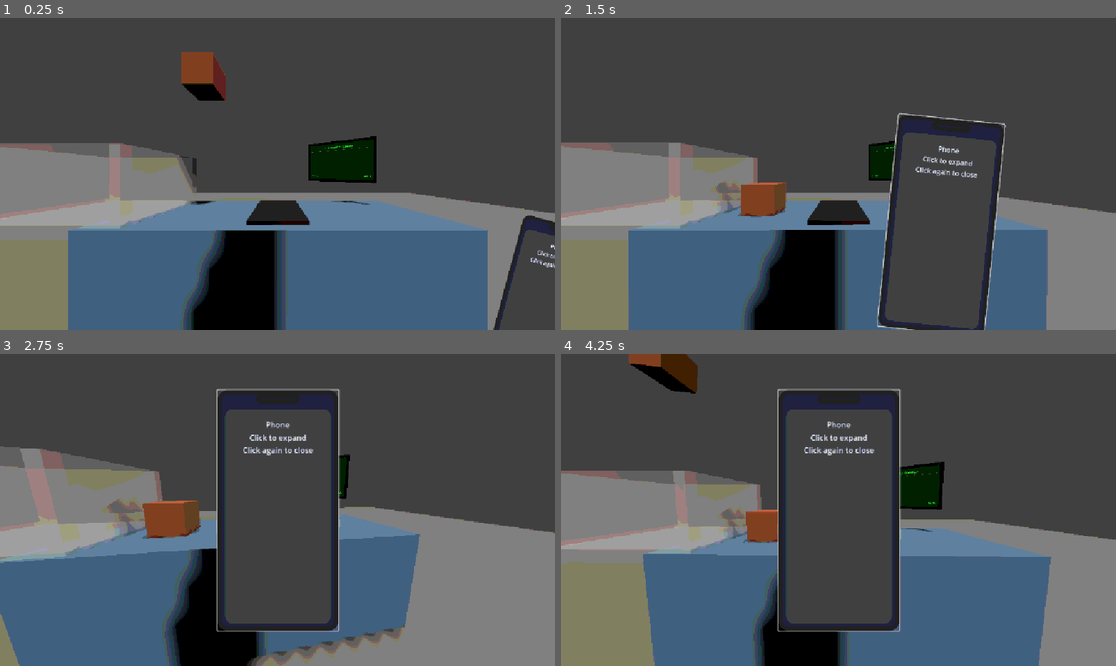
Above: before the commit, frames 1-4 (two rows, left to right).
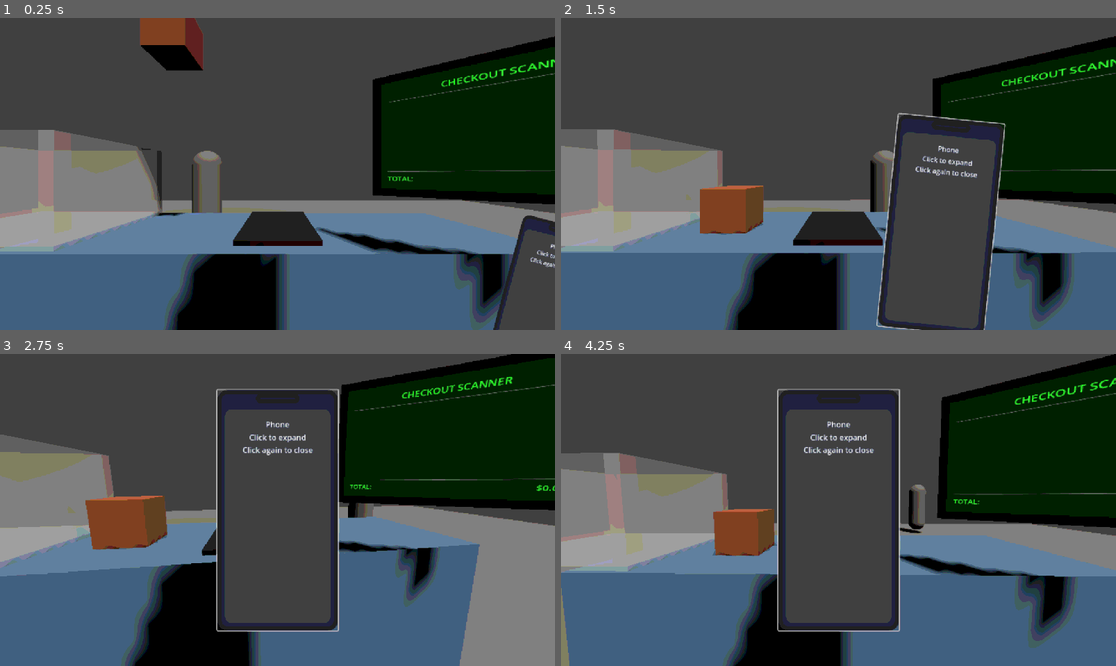
Above: after the commit, the same moments.

Repository: Filkspline/LastShift
Game: Godot game, scene res://scenes/testmain.tscn
Two runs of this game, one before a commit and one after it. Both use one fixed random seed, a clock stepped at 60 frames per second and the inputs below.
Inputs (mouse positions are in pixels of both pictures, inside the frame that each line leads up to):
- Up to frame 1 (0.25 s): no input
- Up to frame 2 (1.5 s): click (1104, 305) at 0.5 s; click (838, 174) at 1.25 s
- Up to frame 3 (2.75 s): click (543, 641) at 2 s
- Up to frame 4 (4.25 s): tap Enter at 2.75, 3.5 s; move the mouse to (960, 494) at 2.77 s; click (960, 494) at 2.92 s; drag from (727, 525) to (810, 572) at 3.52 s

The runs differ from the first frame. In frame 1, 41% of the frame differs, in the area x 0-100%, y 0-100%; in frame 2, 36%; in frame 3, 40%; in frame 4, 41%.

Commit message:
added mini npc

Diff:
--- /dev/null
+++ b/last-shift-ver-1/scenes/customer.tscn
@@ -0,0 +1,34 @@
+[gd_scene load_steps=5 format=3 uid="uid://xjr0nh2sc80d"]
+
+[ext_resource type="Script" uid="uid://cf8c62s82kock" path="res://scripts/ai_customer.gd" id="1_customer"]
+
+[sub_resource type="Curve3D" id="Curve3D_path"]
+_data = {
+"points": PackedVector3Array(0, 0, 0, 0, 0, 0, 0, 0, 0, 0, 0, 0, 0, 0, 0, 0, 0, 5, 0, 0, 0, 0, 0, 0, 5, 0, 5, 0, 0, 0, 0, 0, 0, 5, 0, 0),
+"tilts": PackedFloat32Array(0, 0, 0, 0)
+}
+point_count = 4
+
+[sub_resource type="CapsuleMesh" id="CapsuleMesh_customer"]
+radius = 0.3
+height = 1.8
+
+[sub_resource type="CapsuleShape3D" id="CapsuleShape_customer"]
+radius = 0.3
+height = 1.8
+
+[node name="CustomerPath" type="Path3D"]
+curve = SubResource("Curve3D_path")
+
+[node name="PathFollow3D" type="PathFollow3D" parent="."]
+transform = Transform3D(-1, 0, -8.742278e-08, 0, 1, 0, 8.742278e-08, 0, -1, 0, 0, 0)
+rotation_mode = 1
+
+[node name="AICustomer" type="CharacterBody3D" parent="PathFollow3D"]
+script = ExtResource("1_customer")
+
+[node name="Body" type="MeshInstance3D" parent="PathFollow3D/AICustomer"]
+mesh = SubResource("CapsuleMesh_customer")
+
+[node name="CollisionShape3D" type="CollisionShape3D" parent="PathFollow3D/AICustomer"]
+shape = SubResource("CapsuleShape_customer")
--- a/last-shift-ver-1/scenes/testmain.tscn
+++ b/last-shift-ver-1/scenes/testmain.tscn
@@ -7,6 +7,7 @@
 [ext_resource type="PackedScene" uid="uid://b37rqy2bud8bo" path="res://scenes/grocery_spawner.tscn" id="5_41ujk"]
 [ext_resource type="PackedScene" uid="uid://bhexdqdgmwhcm" path="res://scenes/checkout_scanner.tscn" id="6_hbebi"]
 [ext_resource type="PackedScene" uid="uid://dcjuceamxttem" path="res://scenes/scanner_screen.tscn" id="7_e70go"]
+[ext_resource type="PackedScene" uid="uid://xjr0nh2sc80d" path="res://scenes/customer.tscn" id="8_82itb"]
 
 [sub_resource type="PlaneMesh" id="PlaneMesh_1"]
 size = Vector2(20, 20)
@@ -73,7 +74,7 @@
 
 [node name="Camera3D" type="Camera3D" parent="Player"]
 transform = Transform3D(1, 0, 0, 0, 1, 0, 0, 0, 1, 0, 0.5, 0)
-fov = 100.0
+fov = 80.0
 script = ExtResource("1_camera")
 
 [node name="Phone" parent="." instance=ExtResource("2_u7vp4")]
@@ -93,4 +94,7 @@
 transform = Transform3D(1, 0, 0, 0, 1, 0, 0, 0, 1, 0, 0.879503, -1.438007)
 
 [node name="ScannerScreen" parent="." instance=ExtResource("7_e70go")]
-transform = Transform3D(1.2924367, 0, -0.47628507, 0, 1.4922825, 0, 0.7844242, 0, 0.78473896, 0.8887886, 1.5901054, -1.9219484)
+transform = Transform3D(1.2924367, 0, -0.47628507, 0, 1.4922825, 0, 0.7844242, 0, 0.78473896, 0.8887886, 1.5901054, -0.7432232)
+
+[node name="CustomerPath" parent="." instance=ExtResource("8_82itb")]
+transform = Transform3D(-4.371139e-08, 0, 1, 0, 1, 0, -1, 0, -4.371139e-08, -2, 1, -4)
--- /dev/null
+++ b/last-shift-ver-1/scripts/ai_customer.gd
@@ -0,0 +1,26 @@
+extends CharacterBody3D
+
+@export var speed: float = 2.0
+@export var loop_path: bool = true
+
+var path_follow: PathFollow3D
+
+func _ready():
+	path_follow = get_parent()
+	if not path_follow is PathFollow3D:
+		push_error("AICustomer must be a child of PathFollow3D")
+
+func _physics_process(delta):
+	if not path_follow:
+		return
+
+	# Move along the path
+	path_follow.progress += speed * delta
+
+	# Loop or stop at end
+	if path_follow.progress_ratio >= 1.0:
+		if loop_path:
+			path_follow.progress_ratio = 0.0
+		else:
+			# Customer reached end of path
+			queue_free()  # Remove customer
--- a/last-shift-ver-1/scripts/autoload/pixelator.gd
+++ b/last-shift-ver-1/scripts/autoload/pixelator.gd
@@ -1,6 +1,6 @@
 extends CanvasLayer
 
-@export var pixel_size: float = 2.0
+@export var pixel_size: float = 1.0
 @export var range_per_color: int = 8
 @export var enable_color_quantization: bool = true
 
--- a/last-shift-ver-1/scripts/pixelator.gdshader
+++ b/last-shift-ver-1/scripts/pixelator.gdshader
@@ -2,7 +2,7 @@
 shader_type canvas_item;
 
 uniform sampler2D SCREEN_TEXTURE : hint_screen_texture, filter_nearest;
-uniform float pixel_size : hint_range(1.0, 16.0) = 2.0;
+uniform float pixel_size : hint_range(1.0, 16.0) = 1.0;
 uniform vec2 screen_size = vec2(1152.0, 648.0);
 uniform int range_per_color : hint_range(2, 32) = 8;
 uniform bool enable_color_quantization = true;
Not shown: 1 places in last-shift-ver-1/scenes/testmain.tscn that only renumber resources
Not shown, added: last-shift-ver-1/scripts/ai_customer.gd.uid
